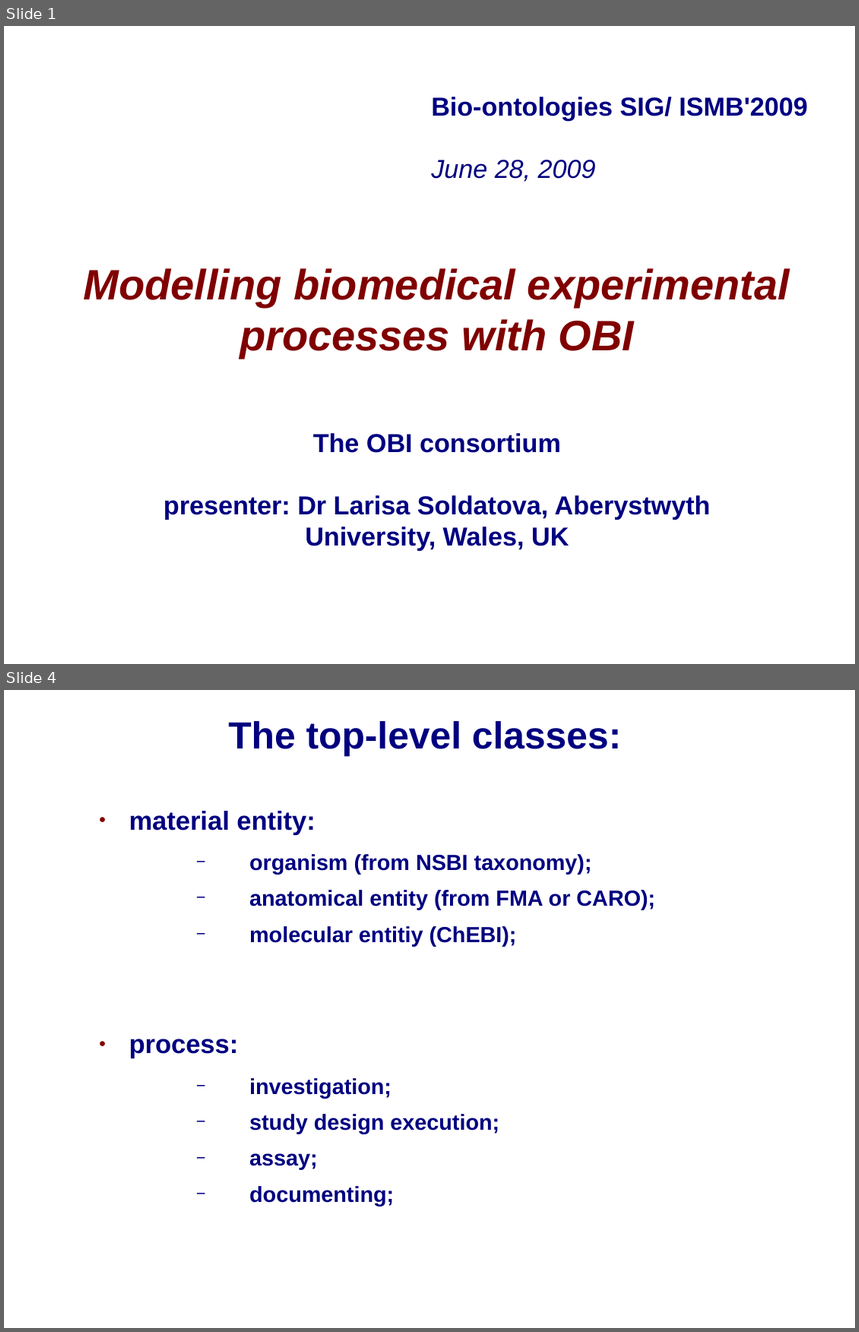
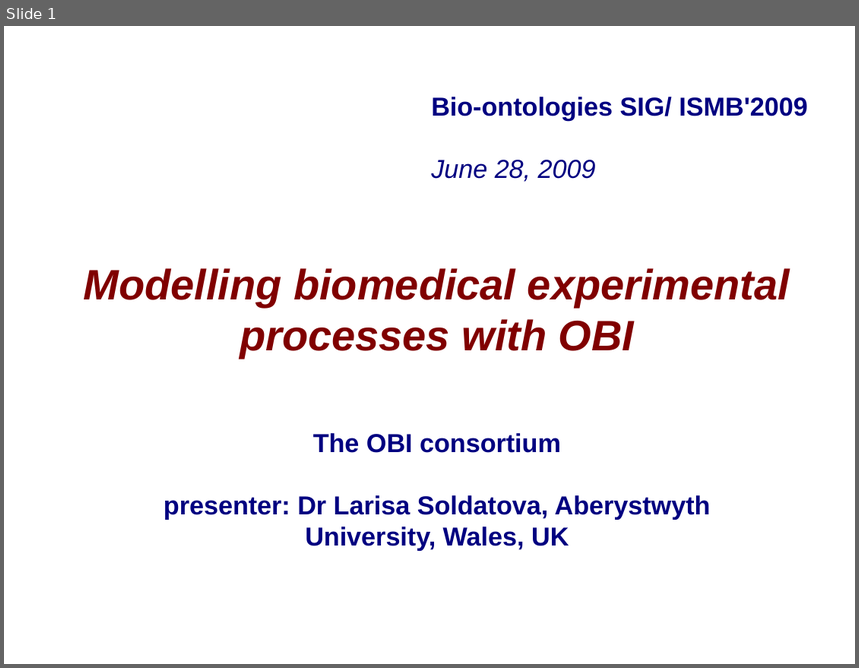
Before and after one commit to obi-ontology/obi-legacy-svn, a slide deck: trunk/docs/papers/ISMB_2009/OBI-SIG.ppt. Shown one above the other, each under a label of ours: slides 1 and 4 before the commit, slide 1 after it; the slides between them are not shown. The pictures are 859x1332 and 859x668 pixels, drawn with LibreOffice and Linux fonts; fonts in the diff are those of the drawing; background and template pictures are left out. Boxes give left, top, right and bottom in pixels: in the first picture for what was removed or moved away, otherwise in the second. Text is boxed around its words. In the diff, an @@ line names an element or a change of style, - is before the commit and + after.

```diff
--- a/trunk/docs/papers/ISMB_2009/OBI-SIG.ppt
+++ b/trunk/docs/papers/ISMB_2009/OBI-SIG.ppt
@@ slide 4 removed at (x1=4, y1=690, x2=855, y2=1328), background picture (left out) @@
@@ title removed at (x1=228, y1=721, x2=621, y2=757) @@
-The top-level classes:
@@ text removed at (x1=129, y1=811, x2=655, y2=1206) @@
-● material entity:
-  − organism (from NSBI taxonomy);
-  − anatomical entity (from FMA or CARO);
-  − molecular entitiy (ChEBI);
-● process:
-  − investigation;
-  − study design execution;
-  − assay;
-  − documenting;
```
Also in this commit, not shown: 4 slides changed, 4 slides added, 3 other slides removed.
